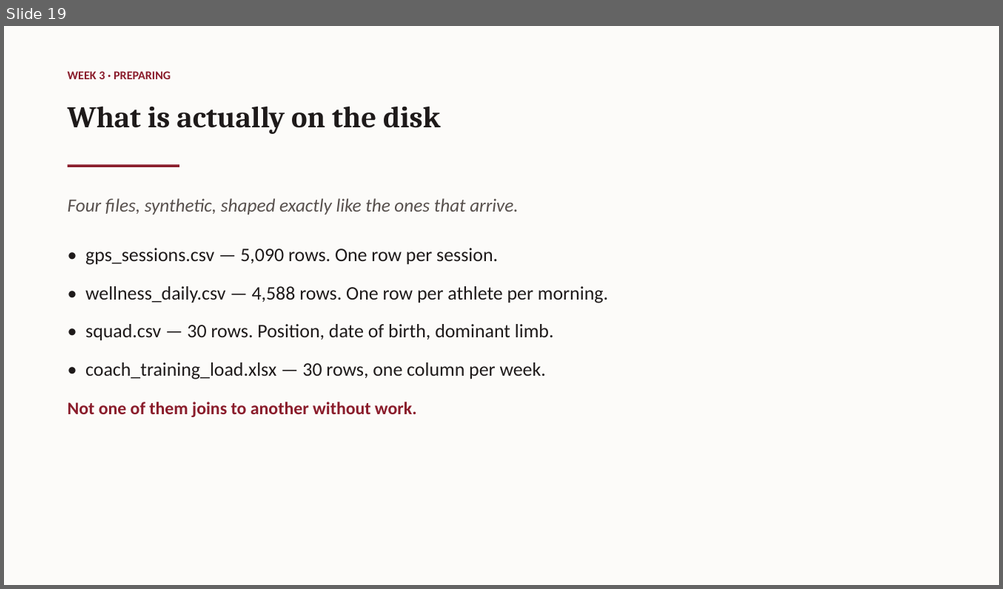
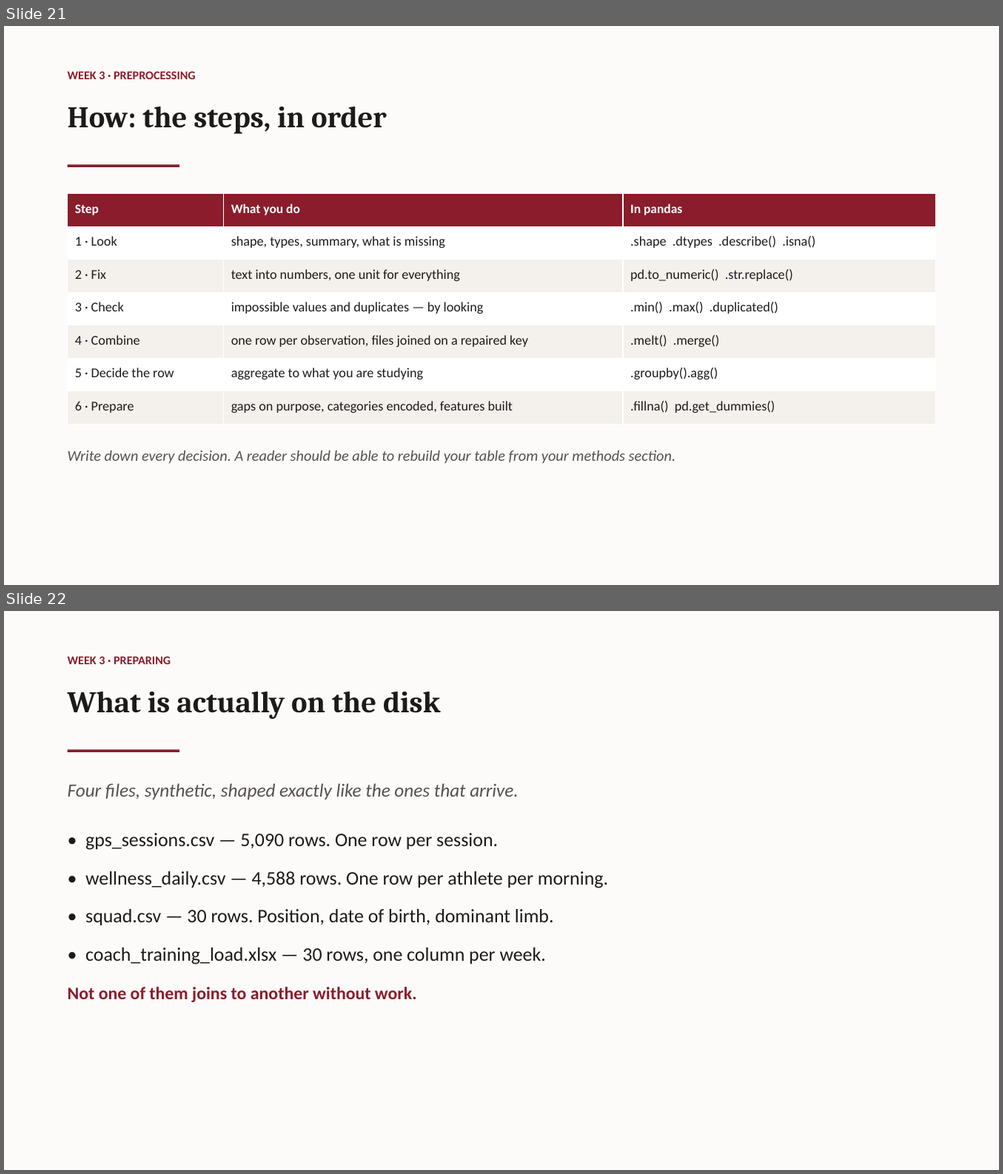
Before and after one commit to galipaydin/pes3850, a slide deck: lectures/week03/slides.pptx. Shown one above the other, each under a label of ours: slide 19 before the commit, slides 21 and 22 after it. The pictures are 1003x589 and 1003x1174 pixels, drawn with LibreOffice and Linux fonts; fonts in the diff are those of the drawing. Boxes give left, top, right and bottom in pixels: in the first picture for what was removed or moved away, otherwise in the second. Text is boxed around its words. In the diff, an @@ line names an element or a change of style, - is before the commit and + after.

Commit message:
Week 3 slides: preprocessing, analysis and machine learning

```diff
--- a/lectures/week03/slides.pptx
+++ b/lectures/week03/slides.pptx
@@ slide 21 added at [4,26,999,585], background #FCFBF9 @@
@@ text added at [68,71,196,79], 11.5 pt, text #8A1C2B, bold @@
+WEEK 3 · PREPROCESSING
@@ text added at [68,106,387,134], 29 pt, text #1E1A1A, bold @@
+How: the steps, in order
@@ rectangle added at [68,165,179,168], fill #8A1C2B @@
@@ table added at [68,194,935,424], 7 rows, 3 columns @@
+Step | What you do | In pandas
+1 · Look | shape, types, summary, what is missing | .shape .dtypes .describe() .isna()
+2 · Fix | text into numbers, one unit for everything | pd.to_numeric() .str.replace()
+3 · Check | impossible values and duplicates — by looking | .min() .max() .duplicated()
+4 · Combine | one row per observation, files joined on a repaired key | .melt() .merge()
+5 · Decide the row | aggregate to what you are studying | .groupby().agg()
+6 · Prepare | gaps on purpose, categories encoded, features built | .fillna() pd.get_dummies()
@@ text added at [68,451,675,464], 14.5 pt, text #57504D, italic @@
+Write down every decision. A reader should be able to rebuild your table from your methods section.
@@ what was slide 19 is now slide 22 @@
```
Also in this commit, not shown: 11 other slides added, 1 other file.
